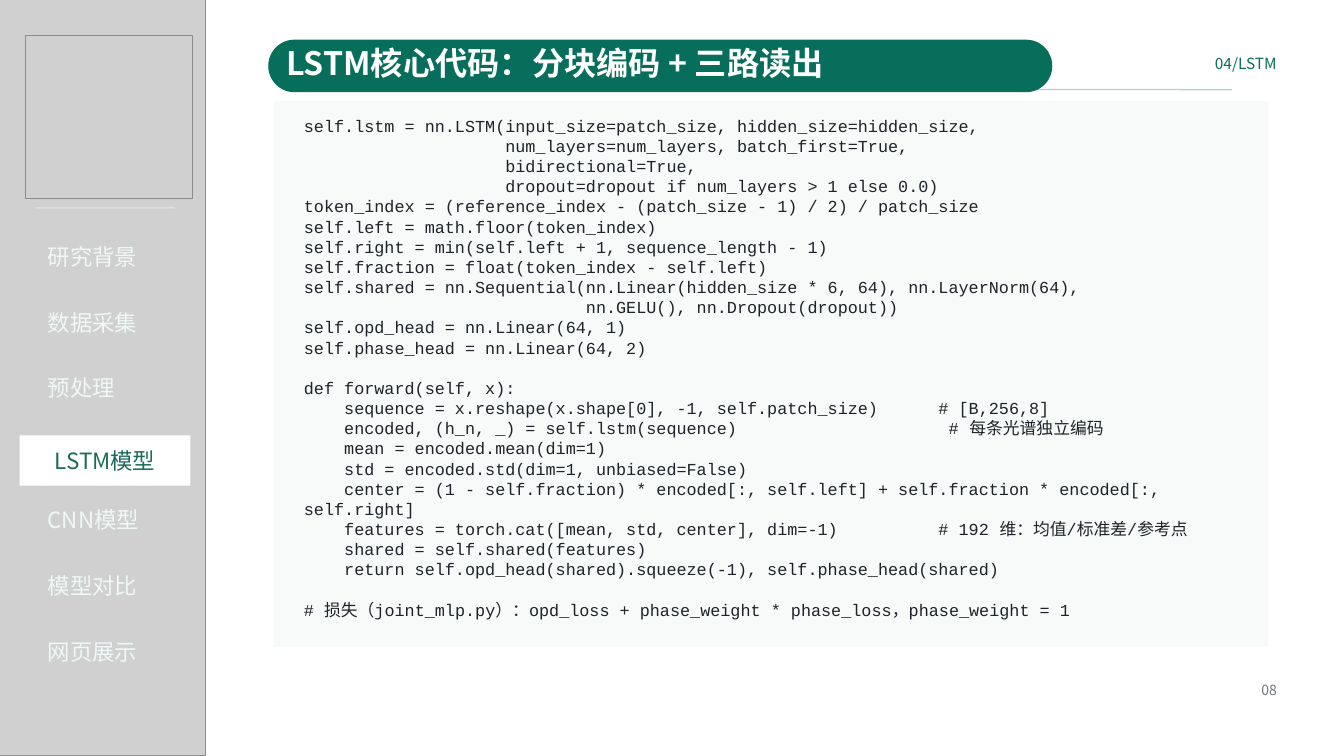
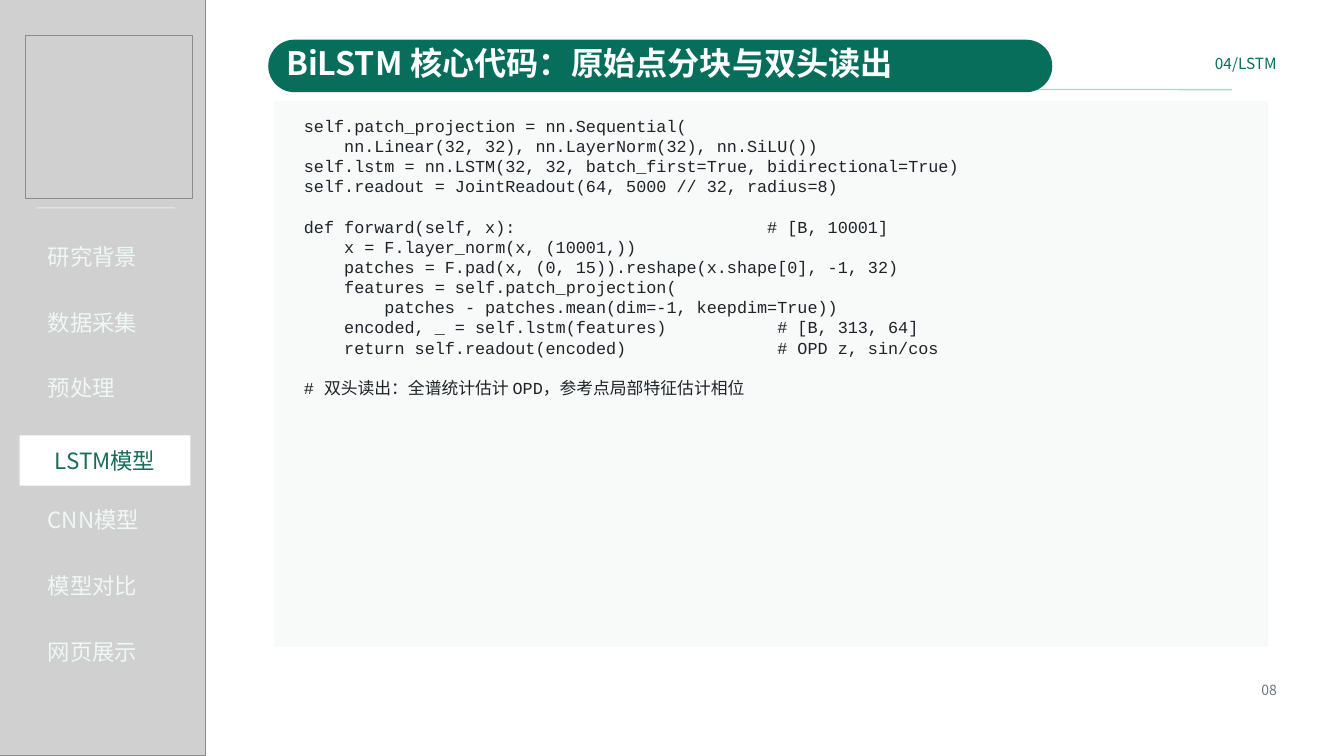
Before and after one commit to Kyson001/intelligent-demodulation-of-spectral-interference-signalsls, a slide deck: slide 8 of presentations/2.0.pptx. Drawn at 1344x756 pixels with LibreOffice and Linux fonts; fonts in the diff are those of the drawing; grey boxes stand for pictures. Boxes give left, top, right and bottom in pixels: in the first picture for what was removed or moved away, otherwise in the second. Text is boxed around its words. In the diff, an @@ line names an element or a change of style, - is before the commit and + after.

Commit message:
Train raw-spectrum CNN and BiLSTM and update project presentation

```diff
--- a/presentations/2.0.pptx
+++ b/presentations/2.0.pptx
@@ text at bbox=[286, 47, 893, 78]: text changed @@
-LSTM核心代码：分块编码 + 三路读出
+BiLSTM 核心代码：原始点分块与双头读出
@@ text at bbox=[304, 120, 958, 396]: text changed @@
-self.lstm = nn.LSTM(input_size=patch_size, hidden_size=hidden_size,
-num_layers=num_layers, batch_first=True,
-bidirectional=True,
-dropout=dropout if num_layers > 1 else 0.0)
-token_index = (reference_index - (patch_size - 1) / 2) / patch_size
-self.left = math.floor(token_index)
-self.right = min(self.left + 1, sequence_length - 1)
-self.fraction = float(token_index - self.left)
-self.shared = nn.Sequential(nn.Linear(hidden_size * 6, 64), nn.LayerNorm(64),
-nn.GELU(), nn.Dropout(dropout))
-self.opd_head = nn.Linear(64, 1)
-self.phase_head = nn.Linear(64, 2)
-def forward(self, x):
-sequence = x.reshape(x.shape[0], -1, self.patch_size) # [B,256,8]
-encoded, (h_n, _) = self.lstm(sequence) # 每条光谱独立编码
-mean = encoded.mean(dim=1)
-std = encoded.std(dim=1, unbiased=False)
-center = (1 - self.fraction) * encoded[:, self.left] + self.fraction * encoded[:, self.right]
-features = torch.cat([mean, std, center], dim=-1) # 192 维：均值/标准差/参考点
-shared = self.shared(features)
-return self.opd_head(shared).squeeze(-1), self.phase_head(shared)
-# 损失（joint_mlp.py）：opd_loss + phase_weight * phase_loss，phase_weight = 1
+self.patch_projection = nn.Sequential(
+nn.Linear(32, 32), nn.LayerNorm(32), nn.SiLU())
+self.lstm = nn.LSTM(32, 32, batch_first=True, bidirectional=True)
+self.readout = JointReadout(64, 5000 // 32, radius=8)
+def forward(self, x): # [B, 10001]
+x = F.layer_norm(x, (10001,))
+patches = F.pad(x, (0, 15)).reshape(x.shape[0], -1, 32)
+features = self.patch_projection(
+patches - patches.mean(dim=-1, keepdim=True))
+encoded, _ = self.lstm(features) # [B, 313, 64]
+return self.readout(encoded) # OPD z, sin/cos
+# 双头读出：全谱统计估计 OPD，参考点局部特征估计相位
```
Also in this commit, not shown: 13 other slides changed, 18 other files.
